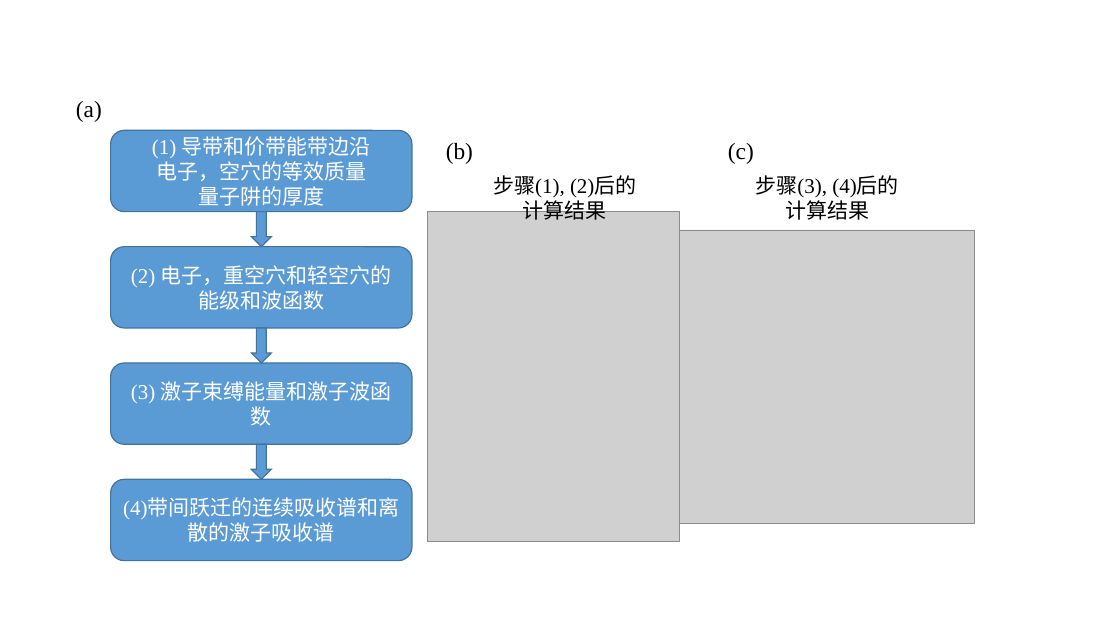
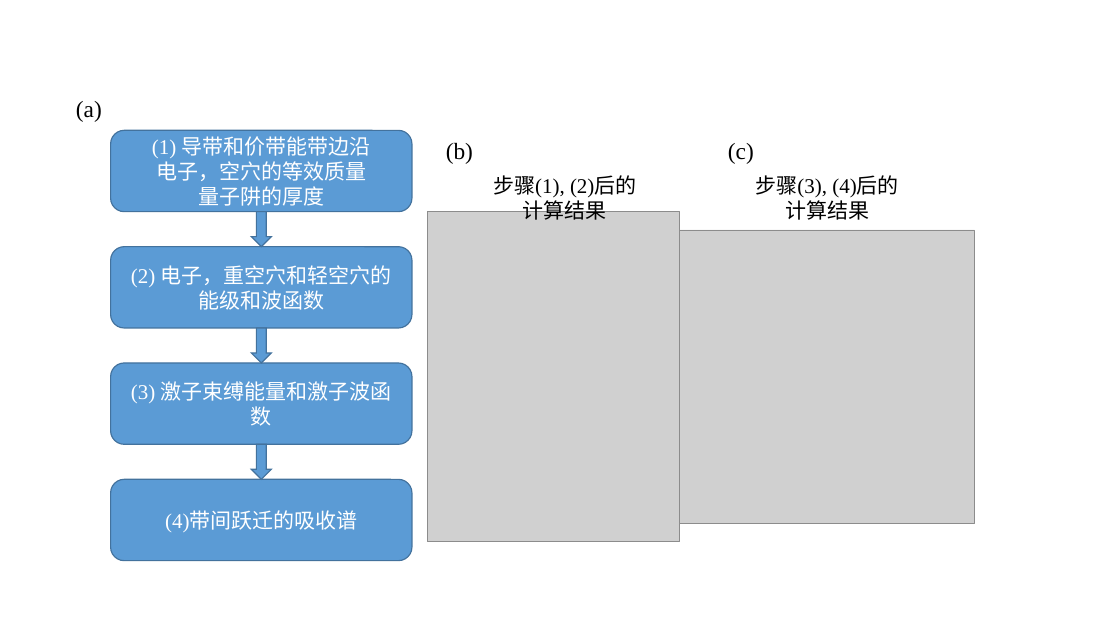
Before and after one commit to huangqiangsheng/thesis, a slide deck: slide 3 of thesis_v1/Pictures/figure_chapter2.pptx. Drawn at 1120x630 pixels with LibreOffice and Linux fonts; fonts in the diff are those of the drawing; grey boxes stand for pictures. Boxes give left, top, right and bottom in pixels: in the first picture for what was removed or moved away, otherwise in the second. Text is boxed around its words. In the diff, an @@ line names an element or a change of style, - is before the commit and + after.

```diff
--- a/thesis_v1/Pictures/figure_chapter2.pptx
+++ b/thesis_v1/Pictures/figure_chapter2.pptx
@@ text in rounded rectangle at <box>165,512,357,532</box>: text changed @@
-(4)带间跃迁的连续吸收谱和离散的激子吸收谱
+(4)带间跃迁的吸收谱
```
Also in this commit, not shown: 1 other slide changed, 3 slides added, 41 other files.
